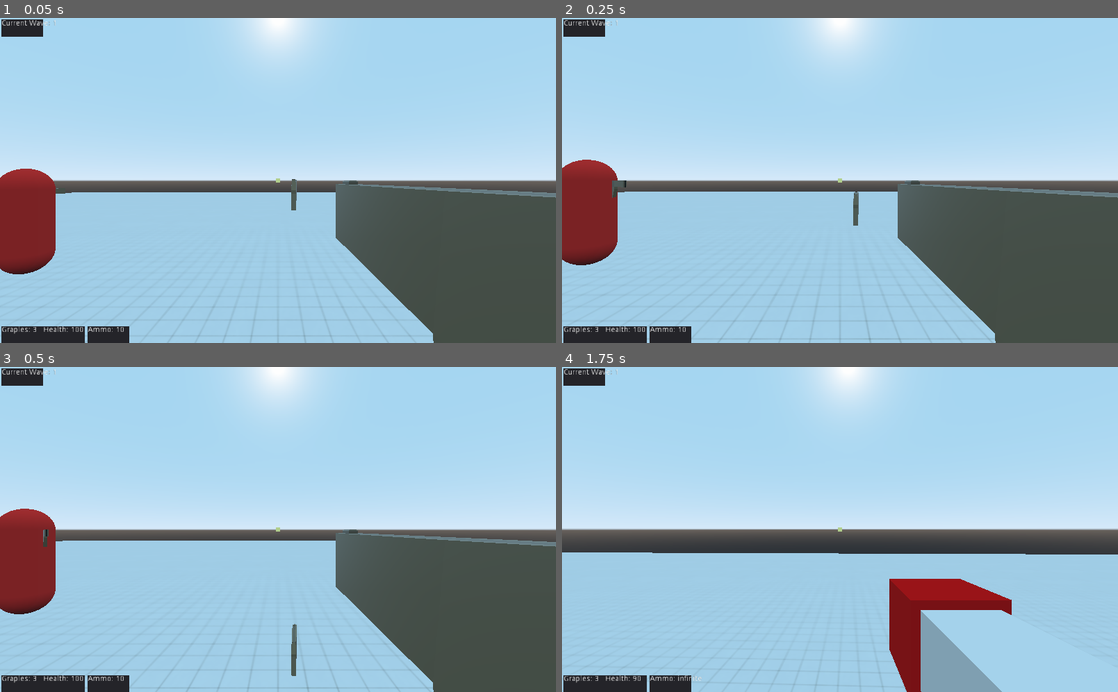
Above: before the commit, frames 1-4 (two rows, left to right).
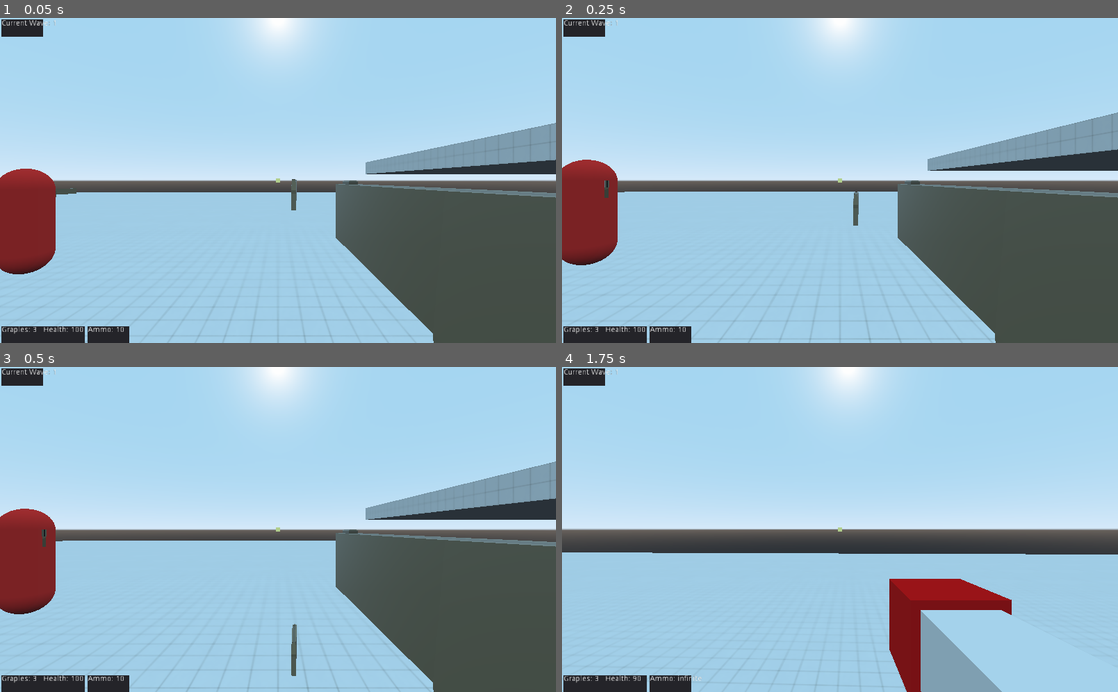
Above: after the commit, the same moments.

Repository: Boyquotes/OutOfOrderGame
Game: Godot game, scene res://main.tscn
The game is run twice, just before and just after one commit, with the same random seed, the same clock (stepped at 60 frames per second) and the same inputs.
Inputs (mouse positions are in pixels of both pictures, inside the frame that each line leads up to):
- Up to frame 1 (0.05 s): no input
- Up to frame 2 (0.25 s): no input
- Up to frame 3 (0.5 s): no input
- Up to frame 4 (1.75 s): move the mouse to (867, 529) at 0.52 s; press the mouse at (867, 529) at 0.53 s; hold W (move_forward) from 0.53 s (still down); tap Space (jump) at 0.77, 1.52 s; move the mouse to (812, 529) at 1.27 s; release the mouse at (812, 529) at 1.28 s; tap Q (drop) at 1.35 s; click (812, 529) at 1.55 s

The runs differ from the first frame. In frame 1, 3.3% of the frame differs, in the area x 9-100%, y 32-74%; in frame 2, 3.8%, in the area x 0-100%, y 29-76%; in frame 3, 3.7%; in frame 4, nothing differs.

Commit message:
Catching repo up with current version.

Diff:
--- a/Enemies/Enemy Scenes/defaultEnemy.tscn
+++ b/Enemies/Enemy Scenes/defaultEnemy.tscn
@@ -12,19 +12,17 @@
 [sub_resource type="SpatialMaterial" id=3]
 albedo_color = Color( 0.960784, 0.196078, 0.176471, 1 )
 
-[sub_resource type="CylinderShape" id=8]
+[sub_resource type="CylinderShape" id=4]
 radius = 7.95189
 height = 10.5572
 
-[sub_resource type="CylinderShape" id=4]
+[sub_resource type="CylinderShape" id=5]
 radius = 17.0
 height = 12.0
 
-[sub_resource type="Animation" id=5]
-resource_name = "Active"
+[sub_resource type="Animation" id=6]
 
-[sub_resource type="Animation" id=6]
-resource_name = "Death"
+[sub_resource type="Animation" id=7]
 tracks/0/type = "value"
 tracks/0/path = NodePath("MeshInstance:rotation_degrees")
 tracks/0/interp = 1
@@ -38,8 +36,7 @@
 "values": [ Vector3( 90, 0, 0 ), Vector3( 0, 0, 0 ) ]
 }
 
-[sub_resource type="Animation" id=7]
-resource_name = "Idle"
+[sub_resource type="Animation" id=8]
 
 [node name="defaultEnemy" type="KinematicBody" groups=[
 "Can_Be_Shot",
@@ -62,29 +59,28 @@
 [node name="Pistol" parent="Hand" instance=ExtResource( 1 )]
 raycast_path = NodePath("../../../defaultEnemy/RayCast")
 
-[node name="RayCast" type="RayCast" parent="."]
-transform = Transform( 1, 0, 0, 0, 1, 0, 0, 0, 1, 0, 0.5, 0 )
-enabled = true
-cast_to = Vector3( 0, 0, -10 )
-
 [node name="AttackArea" type="Area" parent="."]
 
 [node name="CollisionShape" type="CollisionShape" parent="AttackArea"]
-shape = SubResource( 8 )
+shape = SubResource( 4 )
 
 [node name="DetectionArea" type="Area" parent="."]
 collision_layer = 2
 
 [node name="CollisionShape" type="CollisionShape" parent="DetectionArea"]
-shape = SubResource( 4 )
+shape = SubResource( 5 )
 
 [node name="Eyes" type="Spatial" parent="."]
 transform = Transform( 1, 0, 0, 0, 1, 0, 0, 0, 1, 0, 0.5, 0 )
 
+[node name="RayCast" type="RayCast" parent="Eyes"]
+enabled = true
+cast_to = Vector3( 0, 0, -10 )
+
 [node name="AnimationPlayer" type="AnimationPlayer" parent="."]
-anims/Active = SubResource( 5 )
-anims/Death = SubResource( 6 )
-anims/Idle = SubResource( 7 )
+anims/Active = SubResource( 6 )
+anims/Death = SubResource( 7 )
+anims/Idle = SubResource( 8 )
 [connection signal="body_entered" from="AttackArea" to="." method="_on_AttackArea_body_entered"]
 [connection signal="body_exited" from="AttackArea" to="." method="_on_AttackArea_body_exited"]
 [connection signal="body_entered" from="DetectionArea" to="." method="_on_DetectionArea_body_entered"]
--- a/Enemies/Enemy Scenes/pistolScientist.tscn
+++ b/Enemies/Enemy Scenes/pistolScientist.tscn
@@ -17,19 +17,18 @@
 radius = 20.0
 height = 14.0
 
-[sub_resource type="CylinderShape" id=8]
+[sub_resource type="CylinderShape" id=5]
 radius = 5.0
 height = 14.0
 
-[sub_resource type="CylinderShape" id=10]
+[sub_resource type="CylinderShape" id=6]
 radius = 14.0
 height = 6.0
 
-[sub_resource type="Animation" id=9]
+[sub_resource type="Animation" id=7]
 resource_name = "Active"
 
-[sub_resource type="Animation" id=5]
-resource_name = "Cower"
+[sub_resource type="Animation" id=8]
 tracks/0/type = "value"
 tracks/0/path = NodePath("MeshInstance:scale")
 tracks/0/interp = 1
@@ -43,8 +42,7 @@
 "values": [ Vector3( 1, 1, 1 ), Vector3( 1, 1, 0.5 ) ]
 }
 
-[sub_resource type="Animation" id=7]
-resource_name = "Death"
+[sub_resource type="Animation" id=9]
 tracks/0/type = "value"
 tracks/0/path = NodePath("MeshInstance:rotation_degrees")
 tracks/0/interp = 1
@@ -58,8 +56,7 @@
 "values": [ Vector3( 90, 0, 0 ), Vector3( 0, 0, 0 ) ]
 }
 
-[sub_resource type="Animation" id=6]
-resource_name = "Idle"
+[sub_resource type="Animation" id=10]
 
 [node name="pistolScientist" type="KinematicBody" groups=[
 "Can_Be_Shot",
@@ -85,11 +82,6 @@
 [node name="Pistol" parent="Hand" instance=ExtResource( 1 )]
 raycast_path = NodePath("../../RayCast")
 
-[node name="RayCast" type="RayCast" parent="."]
-transform = Transform( 1, 0, 0, 0, 1, 0, 0, 0, 1, 0, 0.5, 0 )
-enabled = true
-cast_to = Vector3( 0, 0, -10 )
-
 [node name="DetectionArea" type="Area" parent="."]
 collision_layer = 2
 
@@ -100,21 +92,26 @@
 collision_layer = 2
 
 [node name="CollisionShape" type="CollisionShape" parent="CowerArea"]
-shape = SubResource( 8 )
+shape = SubResource( 5 )
 
 [node name="AttackArea" type="Area" parent="."]
 
 [node name="CollisionShape" type="CollisionShape" parent="AttackArea"]
-shape = SubResource( 10 )
+shape = SubResource( 6 )
 
 [node name="Eyes" type="Spatial" parent="."]
 transform = Transform( 1, 0, 0, 0, 1, 0, 0, 0, 1, 0, 0.5, 0 )
 
 [node name="AnimationPlayer" type="AnimationPlayer" parent="."]
-anims/Active = SubResource( 9 )
-anims/Cower = SubResource( 5 )
-anims/Death = SubResource( 7 )
-anims/Idle = SubResource( 6 )
+anims/Active = SubResource( 7 )
+anims/Cower = SubResource( 8 )
+anims/Death = SubResource( 9 )
+anims/Idle = SubResource( 10 )
+
+[node name="RayCast" type="RayCast" parent="."]
+transform = Transform( 1, 0, 0, 0, 1, 0, 0, 0, 1, 0, 0.5, 0 )
+enabled = true
+cast_to = Vector3( 0, 0, -10 )
 [connection signal="body_entered" from="DetectionArea" to="." method="_on_DetectionArea_body_entered"]
 [connection signal="body_exited" from="DetectionArea" to="." method="_on_DetectionArea_body_exited"]
 [connection signal="body_entered" from="CowerArea" to="." method="_on_CowerArea_body_entered"]
--- a/Enemies/Enemy Scripts/Enemy Stat Sheets/basicEnemyStats.tres
+++ b/Enemies/Enemy Scripts/Enemy Stat Sheets/basicEnemyStats.tres
@@ -7,8 +7,9 @@
 script = ExtResource( 1 )
 health = 100
 weapon = ExtResource( 2 )
-turn_speed = 4.0
+turn_speed = 10.0
 idle_turn_delay = 3.0
 move_speed = 2.0
 damage = 10.0
 attack_delay = 0.5
+miss_chance = 10
--- a/Enemies/Enemy Scripts/Enemy Stat Sheets/enemyStats.gd
+++ b/Enemies/Enemy Scripts/Enemy Stat Sheets/enemyStats.gd
@@ -8,3 +8,4 @@
 export var move_speed: float = 2.0
 export var damage: float = 10.0
 export var attack_delay: float = 0.5
+export var miss_chance: int = 10
--- a/Enemies/Enemy Scripts/Enemy.gd
+++ b/Enemies/Enemy Scripts/Enemy.gd
@@ -12,8 +12,8 @@
 export var attack_area_path: NodePath
 
 onready var hand: Node = $Hand
+onready var eyes: Node = $Eyes
 onready var raycast: Node = $RayCast
-onready var eyes: Node = $Eyes
 onready var anim_player: Node = $AnimationPlayer
 onready var detect_area: Node = get_node(detect_area_path)
 onready var attack_area: Node = get_node(attack_area_path)
@@ -24,6 +24,7 @@
 var target: Node
 var shoot_target: Node
 var last_shot: float = 0.0
+var missed_shots: int = 0
 
 var state = IDLE
 
@@ -68,7 +69,6 @@
 func _on_DetectionArea_body_exited(body) -> void:
 	#Checks if the leaving body is the player
 	if body.is_in_group("Player"):
-		print(detect_area.get_overlapping_bodies())
 		#Changes the state
 		change_state(IDLE)
 
@@ -145,6 +145,14 @@
 	#Allows the enemy to "look at", chase, and shoot the player
 	eyes.look_at(target.global_transform.origin, Vector3.UP)
 	rotate_y(deg2rad(eyes.rotation.y * stats.turn_speed))
+	raycast.rotation_degrees.x = eyes.rotation_degrees.x
+
+func aim_miss():
+	#Allows the enemy to "look at", chase, and shoot the player
+	eyes.look_at(target.global_transform.origin+Vector3(randi(),randi(),randi()), Vector3.UP)
+	rotate_y(deg2rad(eyes.rotation.y * stats.turn_speed))
+	raycast.rotate_x(deg2rad(eyes.rotation.x*.5))
+	missed_shots += 1
 
 func attack():
 	aim_at()
@@ -159,6 +167,9 @@
 	if get_time() - last_shot < stats.attack_delay:
 		return
 
+	if randi()%stats.miss_chance+1 == stats.miss_chance:
+		aim_miss()
+
 	#Handles the shot delay
 	last_shot = get_time()
 
@@ -167,7 +178,8 @@
 
 	#Checks if the enemy is aiming at the player, then shoots
 	if shoot_target != null && shoot_target.is_in_group("Player"):
-		shoot_target.health = clamp(shoot_target.health-stats.damage,0,999)
+#		shoot_target.health = clamp(shoot_target.health-stats.damage,0,999)
+		shoot_target.health = shoot_target.health-stats.damage
 
 #Gets current time, painless way of making timers
 func get_time() -> float:
@@ -184,6 +196,9 @@
 	if state == DEAD:
 		return
 
+	if new_state == DEAD:
+		state = DEAD
+
 	if new_state == IDLE:
 		state = check_if_in_range()
 		return
--- a/main.tscn
+++ b/main.tscn
@@ -194,6 +194,13 @@
 transform = Transform( 25, 0, 0, 0, 1, 0, 0, 0, 25, 0, -0.5, 0 )
 material = ExtResource( 5 )
 
+[node name="CSGBox2" type="CSGBox" parent="CSGCombiner2"]
+transform = Transform( 25, 0, 0, 0, 1, 0, 0, 0, 25, 10, 2.5, 0 )
+width = 0.5
+height = 0.5
+depth = 0.5
+material = ExtResource( 5 )
+
 [node name="DirectionalLight" type="DirectionalLight" parent="."]
 transform = Transform( 1, 0, 0, 0, -4.37114e-08, 1, 0, -1, -4.37114e-08, 0, 5.10609, 0 )
 visible = false
Not shown, changed: Plans/Out of order game planning/Setting planning.one
